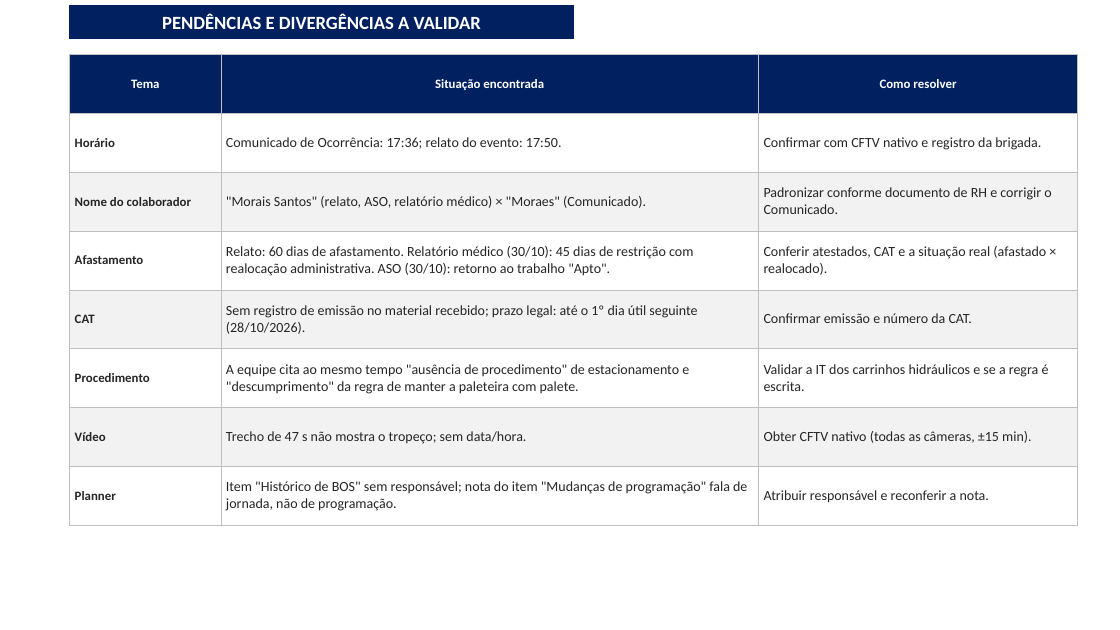
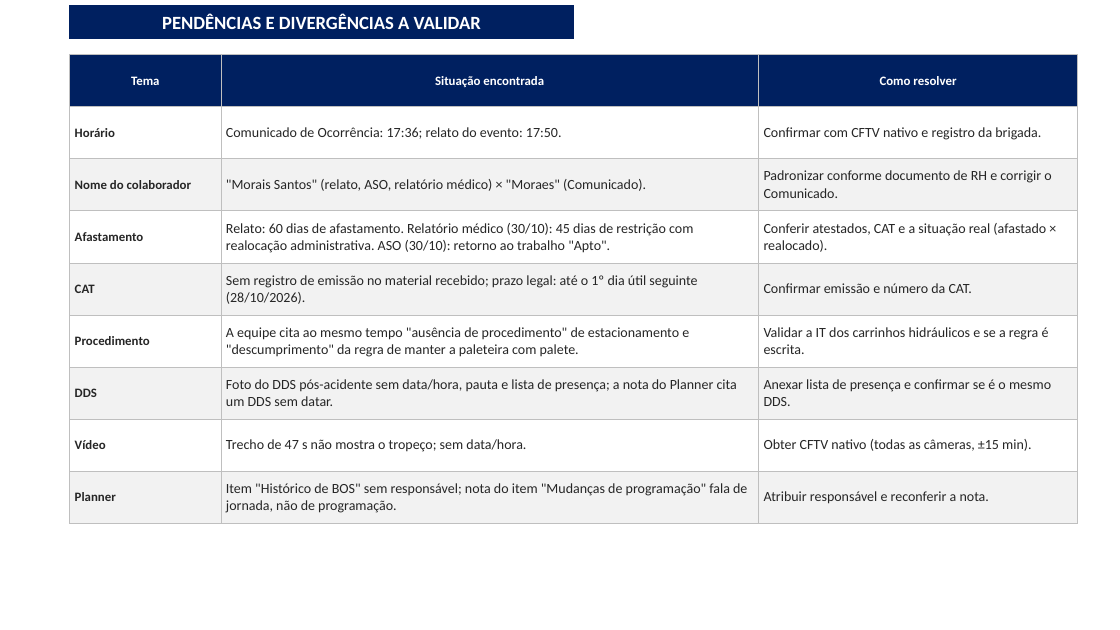
Before and after one commit to luantavarez9/hospital-seguro, a slide deck: slide 22 of entrega_acidente_GRU1/Apresentacao_Ocorrencia_Acidente_GRU_I.pptx (slide 21 before the commit). Drawn at 1120x630 pixels with LibreOffice and Linux fonts; fonts in the diff are those of the drawing; background and template pictures are left out. Boxes give left, top, right and bottom in pixels: in the first picture for what was removed or moved away, otherwise in the second. Text is boxed around its words. In the diff, an @@ line names an element or a change of style, - is before the commit and + after.

```diff
--- a/entrega_acidente_GRU1/Apresentacao_Ocorrencia_Acidente_GRU_I.pptx
+++ b/entrega_acidente_GRU1/Apresentacao_Ocorrencia_Acidente_GRU_I.pptx
@@ table at [70,55,1078,523] @@
+row 7: DDS | Foto do DDS pós-acidente sem data/hora, pauta e lista de presença; a nota do Planner cita um DDS sem datar. | Anexar lista de presença e confirmar se é o mesmo DDS.
```
Also in this commit, not shown: 6 other slides changed, 1 slide added, 4 other files.
